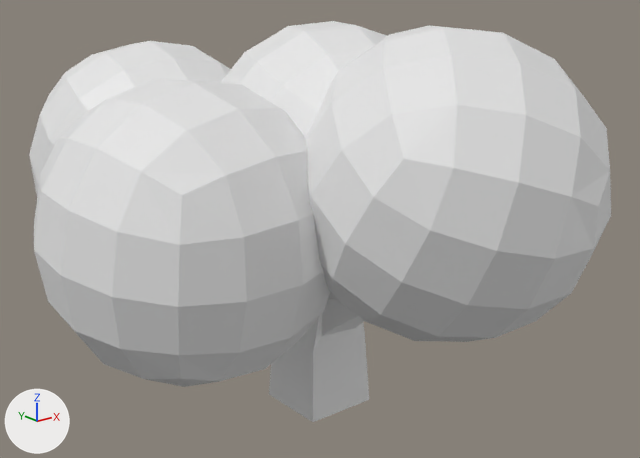
Two versions of the Blender file Assets/Resources/Models/krzak.blend, one commit apart.
Rendered twice from a camera (50 mm lens) standing at (-0.431, -0.546, 0.372) and looking at (-0.022, -0.035, 0.168). Lighting does not change. The marker at lower left points along +X, +Y and +Z.
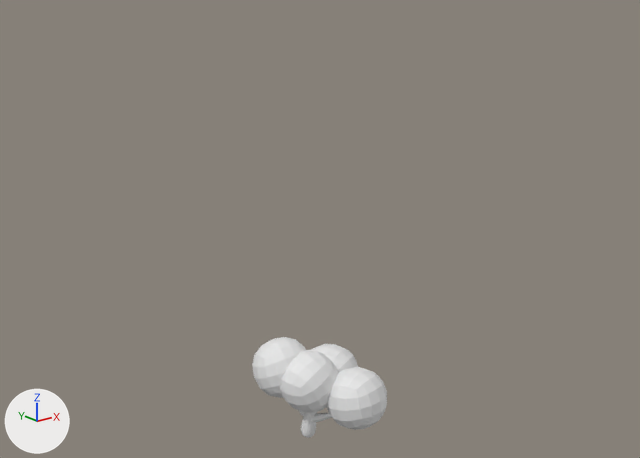
Pixel boxes [x1, y1, x2, y2] of what changed, in the pictures (640 x 458 px; the box of a moved part takes in the faces that stretch with it):
'Cube.005', reshaped, moved, turned: before [29, 21, 611, 387]; after [252, 337, 387, 438]
'Cube.001', deleted: before [269, 299, 369, 422]
part 1 of me_cube_012, moved or reshaped: before [220, 21, 387, 300]; after [280, 350, 338, 413]
part 2 of me_cube_012, moved or reshaped: before [34, 79, 330, 387]; after [311, 344, 358, 373]
part 3 of me_cube_012, moved or reshaped: before [29, 41, 231, 196]; after [326, 367, 387, 430]
part 4 of me_cube_012, moved or reshaped: before [305, 25, 611, 342]; after [252, 337, 306, 398]
part 5 of me_cube_012, added: after [301, 412, 317, 438]
part 6 of me_cube_012, added: after [312, 413, 331, 422]

Edits to the bpy script that builds the scene:
```text
Change me_cube_012:
    used by ob_cube_005; location = (-0.0048, -0.031, 0.2175); rotation_euler = (-0.371, 1.049, -3.732), in degrees (-21, 60, -214); scale = (0.125, 0.125, 0.125)
    remove me_cube_012.from_pydata(...)  # 32 vertices, 24 faces; spans x -1.85..2.16, y -2.41..2.39, z -1.59..2.4
    add me_cube_012.from_pydata(...)  # 112 vertices, 96 faces; spans x -0.46..0.53, y -0.6..0.6, z -0.3..0.56
    me_cube_012 part 1: the loose piece of 8 vertices spanning x -1.0..1.0, y -1.0..1.0, z -1.0..1.0 is turned 62.3 degrees about the y axis through its middle and scaled by 0.25, then moved by (-0.05, 0.0, 0.15)
    me_cube_012 part 2: the loose piece of 8 vertices spanning x -0.89..2.14, y -1.06..1.68, z -0.85..2.4 is turned 62.3 degrees about the y axis through its middle and scaled by 0.25, then moved by (-0.43, -0.24, -0.68)
    me_cube_012 part 3: the loose piece of 8 vertices spanning x -0.72..2.16, y -2.41..0.36, z -0.98..2.12 is turned 62.3 degrees about the y axis through its middle and scaled by 0.25, then moved by (-0.56, 0.77, -0.52)
    me_cube_012 part 4: the loose piece of 8 vertices spanning x -1.85..1.25, y -0.69..2.39, z -1.59..1.25 is turned 62.3 degrees about the y axis through its middle and scaled by 0.25, then moved by (0.18, -0.64, 0.37)
    me_cube_012 part 5: a new loose piece of 20 vertices spanning x -0.13..0.02, y -0.09..0.09, z -0.3..0.15
    me_cube_012 part 6: a new loose piece of 20 vertices spanning x -0.09..0.05, y -0.24..0.0, z -0.16..-0.02
Remove ob_cube_001:
    ob_cube_001 = bpy.data.objects.new('Cube.001', me_cube_001)
    ob_cube_001.location = (0.0, 0.0, 0.0)
    ob_cube_001.scale = (0.25, 0.25, 0.25)
Change ob_cube_005:
    ob_cube_005.rotation_euler: (-0.371, 1.049, -3.732) -> (0.0, 0.0, 0.0)  # degrees (-21, 60, -214) -> degrees (0, 0, 0)
    ob_cube_005.location: (-0.0048, -0.031, 0.2175) -> (0.0, 0.0, 0.0)
```
